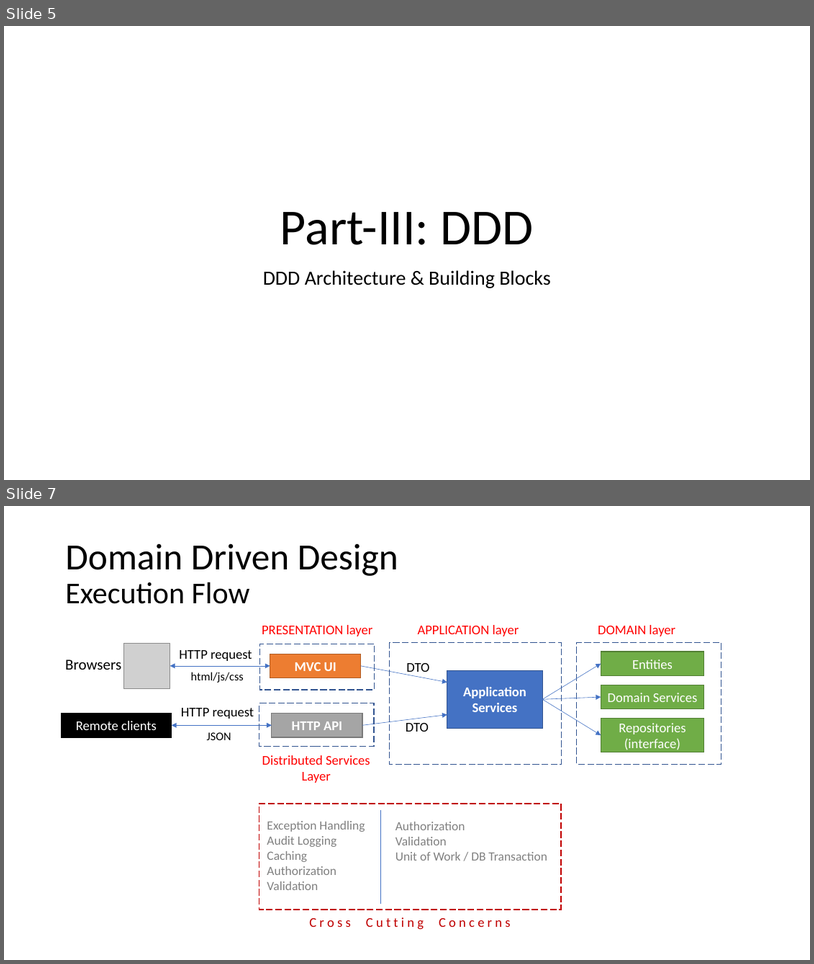
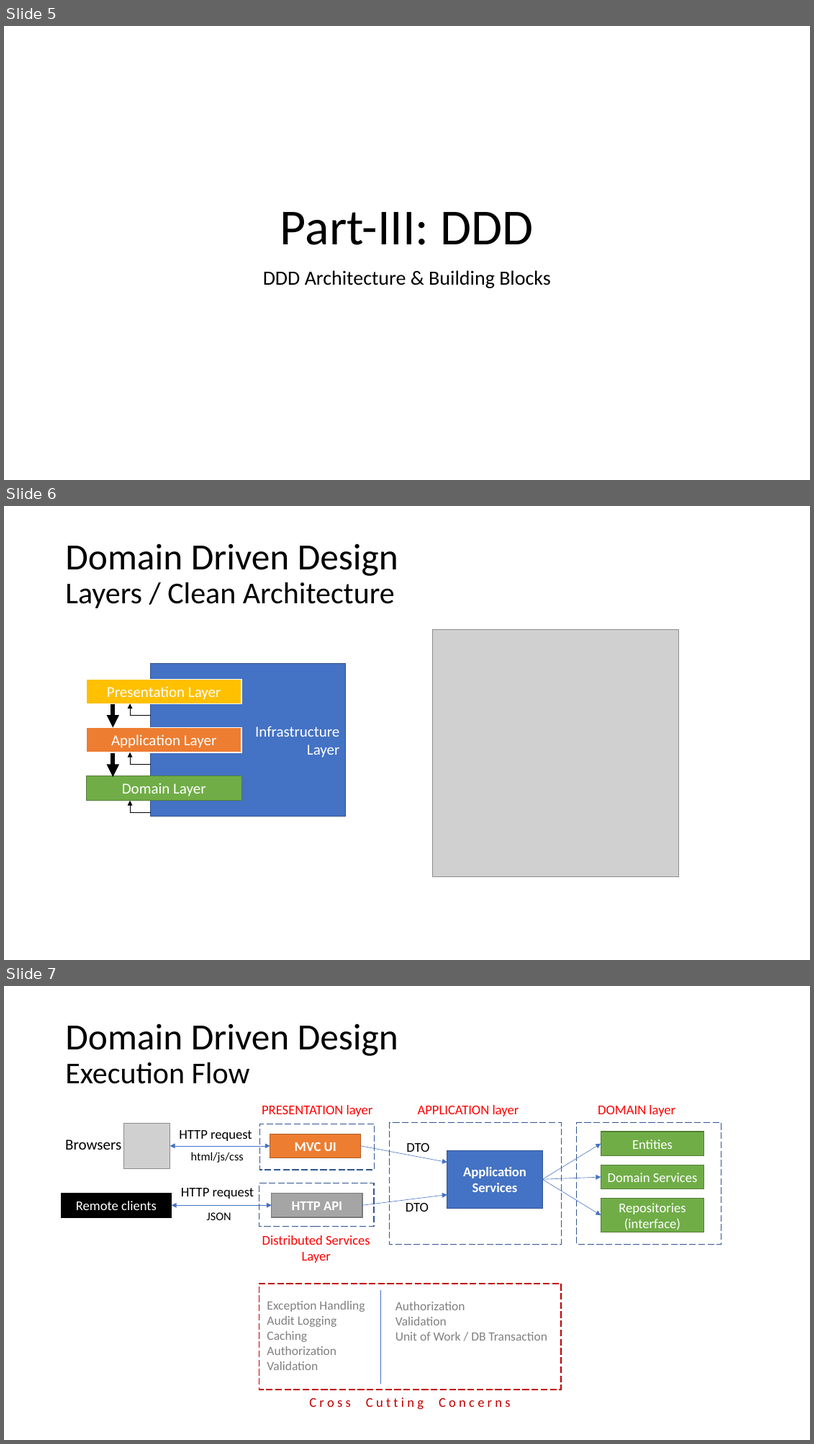
Before and after one commit to hikalkan/presentations, a slide deck: 2019-XX-XX Implementing DDD/Presentation.pptx. Shown one above the other, each under a label of ours: slides 5 and 7 before the commit, slides 5, 6 and 7 after it; the slides between them are not shown. The pictures are 814x964 and 814x1444 pixels, drawn with LibreOffice and Linux fonts; fonts in the diff are those of the drawing; grey boxes stand for pictures. Boxes give left, top, right and bottom in pixels: in the first picture for what was removed or moved away, otherwise in the second. Text is boxed around its words. In the diff, an @@ line names an element or a change of style, - is before the commit and + after.

```diff
--- a/2019-XX-XX Implementing DDD/Presentation.pptx
+++ b/2019-XX-XX Implementing DDD/Presentation.pptx
@@ slide 6 added at [4,506,810,960], background #FFFFFF @@
@@ title added at [65,543,399,608], 36 pt, text #000000 @@
+Domain Driven Design
+Layers / Clean Architecture
@@ picture added at [432,629,679,876] @@
@@ rectangle added at [151,663,347,816], fill #4472C4, outline #325491 1 pt, 18 pt, text #FFFFFF @@
+Infrastructure
+Layer
@@ rectangle added at [86,679,242,704], fill #FFC000, outline #FFFFFF 1.5 pt, 18 pt, text #FFFFFF @@
+Presentation Layer
@@ arrow added from (113, 704) to (113, 728), #000000 5 pt @@
@@ elbow arrow added from (151, 716) to (130, 704), #000000 0.5 pt @@
@@ rectangle added at [86,728,242,752], fill #ED7D31, outline #FFFFFF 1.5 pt, 18 pt, text #FFFFFF @@
+Application Layer
@@ arrow added from (113, 753) to (113, 777), #000000 5 pt @@
@@ elbow arrow added from (151, 764) to (130, 752), #000000 0.5 pt @@
@@ rectangle added at [86,776,242,800], fill #70AD47, outline #538035 1 pt, 18 pt, text #FFFFFF @@
+Domain Layer
@@ elbow arrow added from (151, 812) to (130, 800), #000000 0.5 pt @@
```
Also in this commit, not shown: 3 slides changed, 2 other slides added, 2 slides removed.
